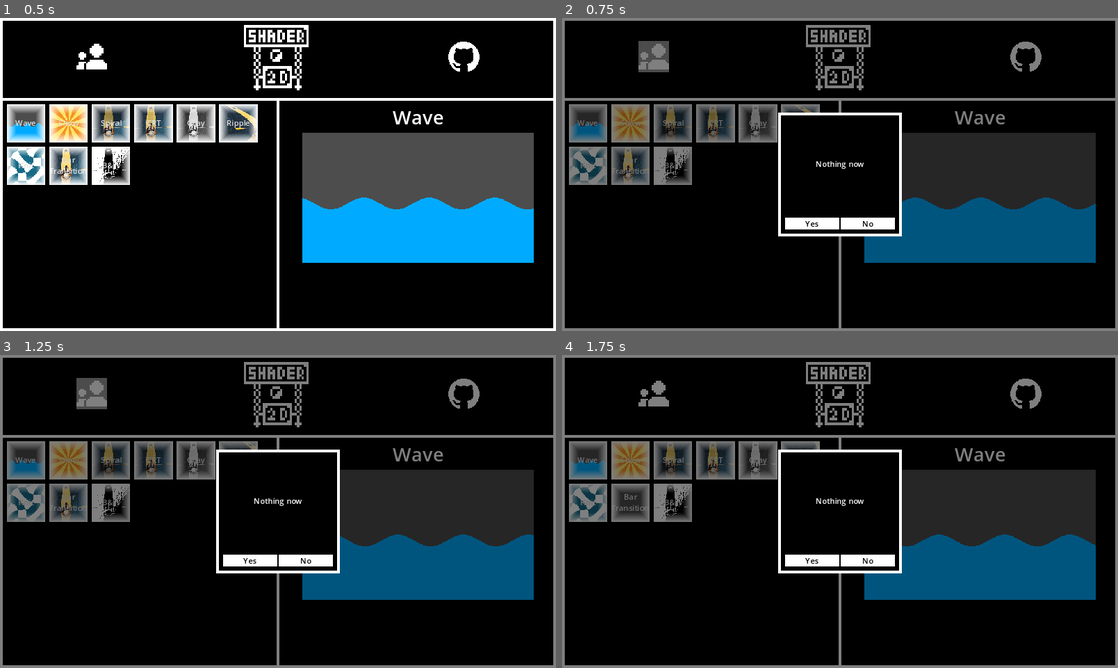
Above: before the commit, frames 1-4 (two rows, left to right).
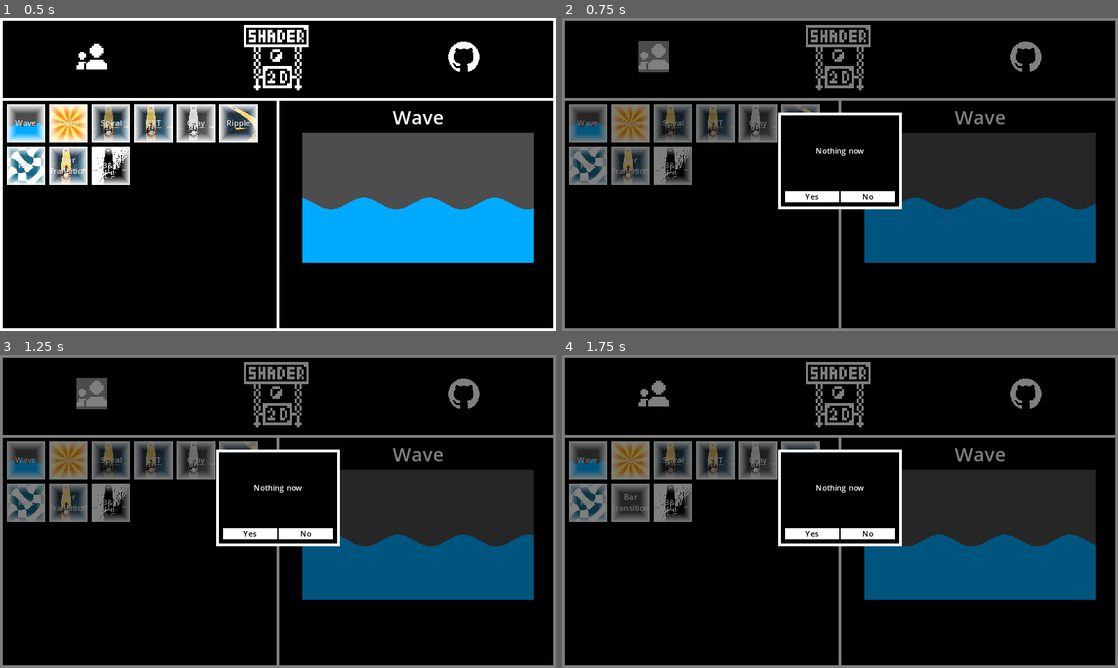
Above: after the commit, the same moments.

Repository: zhtsu/Shader2D
Game: Godot game, scene res://app/main.tscn
Two runs of this game, one before a commit and one after it. Both use one fixed random seed, a clock stepped at 60 frames per second and the inputs below.
Inputs (mouse positions are in pixels of both pictures, inside the frame that each line leads up to):
- Up to frame 1 (0.5 s): no input
- Up to frame 2 (0.75 s): click (650, 55) at 0.5 s
- Up to frame 3 (1.25 s): no input
- Up to frame 4 (1.75 s): click "Wave" at 1.25 s

Frame 1 is identical in both runs. In frame 2, 2.4% of the frame differs, in the area x 38-62%, y 41-70%; in frame 3, 2.4%; in frame 4, 2.4%.

Commit message:
Update popup.tscn

Diff:
--- a/app/popup.tscn
+++ b/app/popup.tscn
@@ -15,20 +15,20 @@
 [sub_resource type="StyleBoxFlat" id="StyleBoxFlat_j21f2"]
 bg_color = Color(1, 1, 1, 1)
 
+[sub_resource type="StyleBoxFlat" id="StyleBoxFlat_8jcbj"]
+bg_color = Color(0, 0, 0, 1)
+border_width_left = 2
+border_width_top = 2
+border_width_right = 2
+border_width_bottom = 2
+border_color = Color(1, 1, 1, 1)
+
 [sub_resource type="StyleBoxFlat" id="StyleBoxFlat_177k6"]
 bg_color = Color(0, 0, 0, 1)
 border_width_left = 4
 border_width_top = 4
 border_width_right = 4
 border_width_bottom = 4
-border_color = Color(1, 1, 1, 1)
-
-[sub_resource type="StyleBoxFlat" id="StyleBoxFlat_8jcbj"]
-bg_color = Color(0, 0, 0, 1)
-border_width_left = 2
-border_width_top = 2
-border_width_right = 2
-border_width_bottom = 2
 border_color = Color(1, 1, 1, 1)
 
 [sub_resource type="StyleBoxEmpty" id="StyleBoxEmpty_igjr8"]
@@ -52,17 +52,17 @@
 color = Color(0, 0, 0, 0.501961)
 
 [node name="Panel" type="Panel" parent="."]
-custom_minimum_size = Vector2(256, 256)
+custom_minimum_size = Vector2(256, 200)
 layout_mode = 1
 anchors_preset = 8
 anchor_left = 0.5
 anchor_top = 0.5
 anchor_right = 0.5
 anchor_bottom = 0.5
-offset_left = -20.0
-offset_top = -20.0
-offset_right = 20.0
-offset_bottom = 20.0
+offset_left = -128.0
+offset_top = -128.0
+offset_right = 128.0
+offset_bottom = 72.0
 grow_horizontal = 2
 grow_vertical = 2
 theme_override_styles/panel = SubResource("StyleBoxFlat_ivspj")
@@ -101,8 +101,8 @@
 theme_override_colors/font_hover_color = Color(1, 1, 1, 1)
 theme_override_colors/font_focus_color = Color(0, 0, 0, 1)
 theme_override_styles/normal = SubResource("StyleBoxFlat_j21f2")
-theme_override_styles/hover = SubResource("StyleBoxFlat_177k6")
-theme_override_styles/pressed = SubResource("StyleBoxFlat_8jcbj")
+theme_override_styles/hover = SubResource("StyleBoxFlat_8jcbj")
+theme_override_styles/pressed = SubResource("StyleBoxFlat_177k6")
 theme_override_styles/focus = SubResource("StyleBoxEmpty_igjr8")
 text = "Yes"
 
@@ -114,8 +114,8 @@
 theme_override_colors/font_hover_color = Color(1, 1, 1, 1)
 theme_override_colors/font_focus_color = Color(0, 0, 0, 1)
 theme_override_styles/normal = SubResource("StyleBoxFlat_j21f2")
-theme_override_styles/hover = SubResource("StyleBoxFlat_177k6")
-theme_override_styles/pressed = SubResource("StyleBoxFlat_8jcbj")
+theme_override_styles/hover = SubResource("StyleBoxFlat_8jcbj")
+theme_override_styles/pressed = SubResource("StyleBoxFlat_177k6")
 theme_override_styles/focus = SubResource("StyleBoxEmpty_igjr8")
 text = "No"
 
